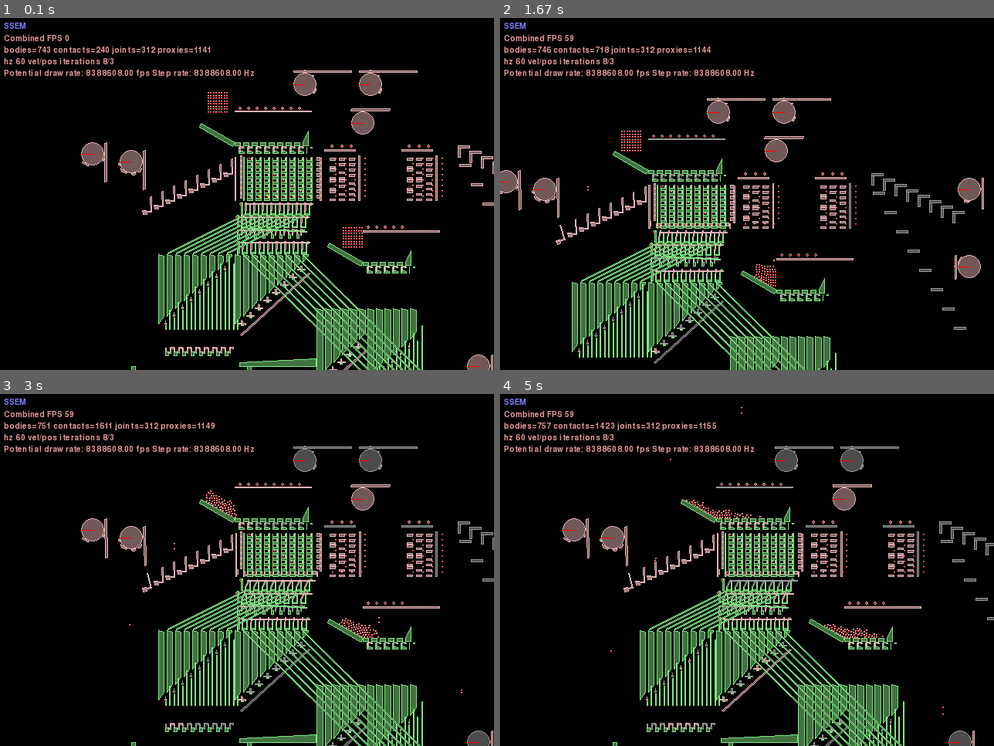
Above: before the commit, frames 1-4 (two rows, left to right).
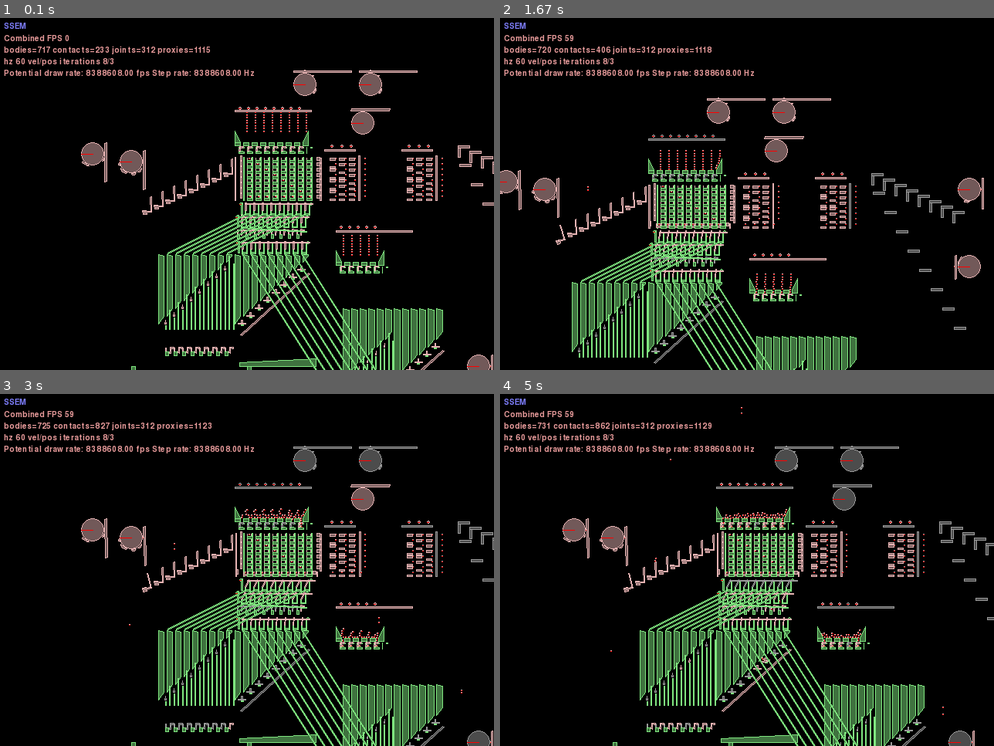
Above: after the commit, the same moments.

Repository: jmacarthur/box2d-ssem
Game: pygame game, started from main.py
Same seed, same stepped clock (60 frames per second), same inputs: the game is played once before the commit and once after it.
Inputs (mouse positions are in pixels of both pictures, inside the frame that each line leads up to):
- Up to frame 1 (0.1 s): no input
- Up to frame 2 (1.67 s): hold Right 0.33-0.8 s; move the mouse to (727, 201) at 0.37 s; hold Up 0.83-1.13 s; move the mouse to (747, 208) at 0.87 s; tap Space at 0.9, 1.23, 1.53 s; hold Right 1.17-1.63 s; move the mouse to (628, 186) at 1.2 s
- Up to frame 3 (3 s): hold Left 1.67-2.2 s; move the mouse to (296, 643) at 1.7 s; tap Space at 1.73, 2.03, 2.3, 2.63, 2.93 s; hold Down 2.23-2.53 s; move the mouse to (93, 647) at 2.27 s; hold Left 2.57-2.97 s; move the mouse to (429, 689) at 2.6 s
- Up to frame 4 (5 s): hold Up 3-3.37 s; move the mouse to (806, 594) at 3.03 s; tap Space at 3.07, 3.47, 3.77, 4.13, 4.53, 4.83 s; hold Right 3.4-4.03 s; move the mouse to (756, 436) at 3.43 s; hold Down 4.07-4.43 s; move the mouse to (628, 489) at 4.1 s; hold Left 4.47-4.93 s; move the mouse to (722, 658) at 4.5 s; hold Right from 4.97 s (still down)

The runs differ from the first frame. In frame 1, 5.1% of the frame differs, in the area x 8-90%, y 7-100%; in frame 2, 4.0%; in frame 3, 5.5%; in frame 4, 5.8%, in the area x 8-87%, y 7-100%.

Commit message:
Rearrange so instruction bits are in most significant part of word

Diff:
--- a/main.py
+++ b/main.py
@@ -28,7 +28,8 @@
 pitch = 22
 follower_spacing = 14
 
-# Program definition: Bottom 3 bits are instruction and top 5 are memory address.
+# At the moment, the instructions are split such that bits 0-2 are instructions
+# and 3-7 are address; this is incompatible with the SSEM which has the address in bits 0-4.
 
 
 initial_memory = [ 0xFF, 0x2, 0x4, 0x8, 0x10, 0x20, 0x40, 0x80 ]
@@ -167,6 +168,10 @@
 	                                   anchorA=(xpos, ypos+5),
 	                                   anchorB=(xpos+output_offset_x,ypos+5),
 	                                   collideConnected=False)
+
+            self.add_static_polygon([ (-1,0), (1,0), (1,sub_y_pitch*c+50), (-1,sub_y_pitch*c+50) ],
+                                    xpos+(c+0.5)*pitch+output_offset_x, ypos+pitch-185)
+
         for c in range(0,lines+1):
             # Large static bits that form input channels
             self.add_static_polygon([ (0,0), (pitch-7,-5), (pitch-7,-sub_y_pitch*(8-c)), (0,-sub_y_pitch*(8-c)-sub_y_pitch) ],
@@ -178,8 +183,6 @@
             self.add_static_polygon([ (-1,0), (1,0), (1,sub_y_pitch*c+10), (-1,sub_y_pitch*c+10) ],
                                     xpos+c*pitch+output_offset_x, ypos+pitch-185)
 
-            self.add_static_polygon([ (-1,0), (1,0), (1,sub_y_pitch*c+50), (-1,sub_y_pitch*c+50) ],
-                                    xpos+(c+0.5)*pitch+output_offset_x, ypos+pitch-185)
 
         # A reset bar
         reset_angle = math.atan2(sub_y_pitch, pitch)
@@ -242,12 +245,6 @@
         height = 8
         crank_offset = pitch-10
         crank_y = 19
-
-        intake_vertices = [ (0,0), (100,0), (100,10), (0,10) ]
-        intake_vertices = rotate_polygon(intake_vertices, -180-intake_angle)
-        intake_vertices = self.translate_points(intake_vertices, xpos, ypos+40)
-        self.add_static_polygon(intake_vertices)
-
 
         for c in range(0,columns):
             divider_height = 8
@@ -293,6 +290,10 @@
 
         # End stop on the right
         self.add_static_polygon([ (0,0), (pitch-7,0), (pitch-7,height+30), (0,height) ], xpos+columns*pitch, ypos+pitch+10)
+
+        # End stop on the left
+        self.add_static_polygon([ (0,0), (pitch-7,0), (pitch-7,height), (0,height+30) ], xpos, ypos+pitch+10)
+
         return raiser_bar
 
     def add_ball_bearing(self, xpos, ypos, plane):
@@ -544,7 +545,7 @@
         """ Connects the memory selectors to the memory senders """
         for i in range(0,len(self.memory_selectors)):
             bodyA = self.memory_selectors[i]
-            bodyB = self.memory_sensors[i]
+            bodyB = self.memory_sensors[i+5]
             self.world.CreateDistanceJoint(bodyA=bodyA,
 	                                   bodyB=bodyB,
 	                                   anchorA=bodyA.worldCenter,
@@ -553,7 +554,7 @@
 
         for i in range(0,len(self.rom_selectors)):
             bodyA = self.rom_selectors[i]
-            bodyB = self.memory_sensors[i+5]
+            bodyB = self.memory_sensors[i]
             self.world.CreateDistanceJoint(bodyA=bodyA,
 	                                   bodyB=bodyB,
 	                                   anchorA=bodyA.worldCenter,
@@ -659,7 +660,7 @@
         # Initial charge for main injector
         for r in range(0,8):
             for i in range(0,8):
-                test_data = self.add_ball_bearing(-100+7*i,230+7*r,0)
+                test_data = self.add_ball_bearing(22*i+r%2,180+7*r,0)
         self.injector_cranks = []
         self.injector(-32,110, groundBody, injector_crank_array=self.injector_cranks)
         (memory_selector_holdoff, memory_follower_holdoff) = self.memory_module(0,0, groundBody)
@@ -667,20 +668,20 @@
         self.diverter_set(-5,-25, groundBody, slope_x=-200) # Diverter 1. Splits to subtractor reader.
         self.diverter_set(-15,-57.5, groundBody, discard=True) # Diverter 2. Discards all output.
         upper_regen_control = self.regenerator(-15,-85, groundBody, self.upper_regenerators) # Regenerator 1. For regenning anything read from memory.
-        diverter_3 = self.diverter_set(-13,-125, groundBody, slope_x=354, slope_y=350) # Diverter 3; splits to instruction reg/PC
+        diverter_3 = self.diverter_set(-13,-125, groundBody, slope_x=222, slope_y=350) # Diverter 3; splits to instruction reg/PC
 
         # PC injector
         self.pc_injector_cranks = []
-        pc_injector_raiser = self.injector(300,-200, groundBody, injector_crank_array=self.pc_injector_cranks, columns=5)
+        pc_injector_raiser = self.injector(230,-200, groundBody, injector_crank_array=self.pc_injector_cranks, columns=5)
         # Initial charge for PC injector
         for r in range(0,8):
-            for i in range(0,8):
-                test_data = self.add_ball_bearing(250+7*i,-120+7*r,0)
+            for i in range(0,5):
+                test_data = self.add_ball_bearing(250+22*i+r%2,-140+7*r,0)
         self.subtractor(-13,-170, groundBody)
         self.lower_regenerators = []
         self.regenerator(-200,-390, groundBody, self.lower_regenerators)
         #Program counter
-        self.subtractor(200,-310, groundBody, lines=5, output_offset_dir=1)
+        self.subtractor(400,-310, groundBody, lines=5)
 
         self.connect_regenerators()
         # gutter
@@ -702,7 +703,7 @@
         self.add_instruction_cranks(groundBody, 550, 140)
 
         #self.ball_bearing_lift(-200,-400,groundBody)
-        sender_eject = self.memory_sender(325+17,-500, groundBody)
+        sender_eject = self.memory_sender(213,-500, groundBody)
         self.connect_memory()
         print("Scale is {}".format(self.scale))
 
